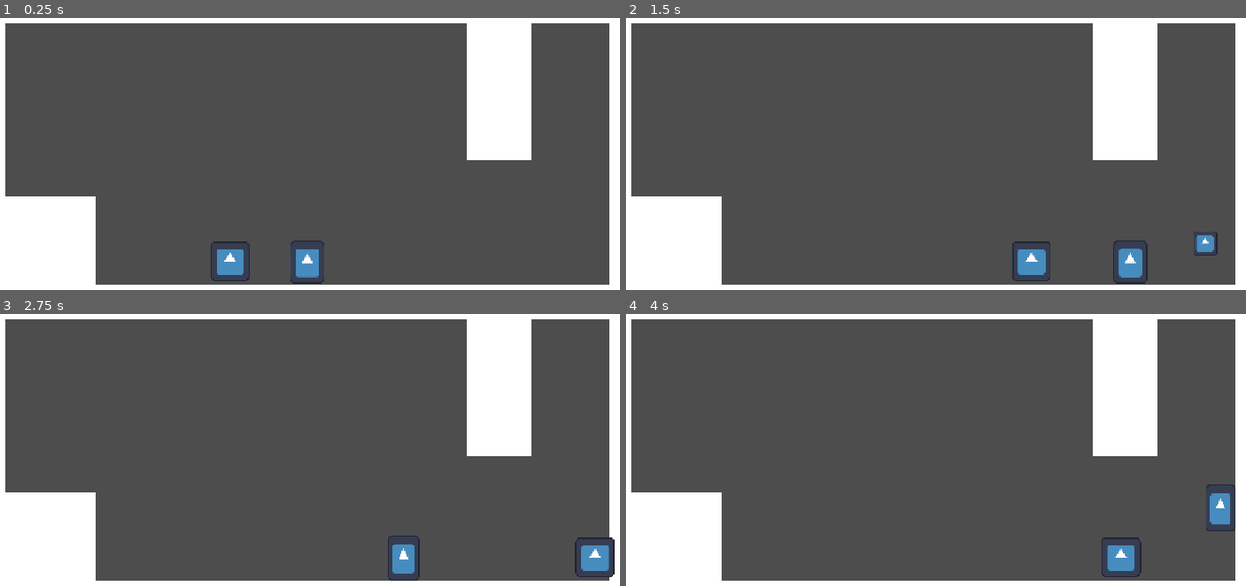
Above: before the commit, frames 1-4 (two rows, left to right).
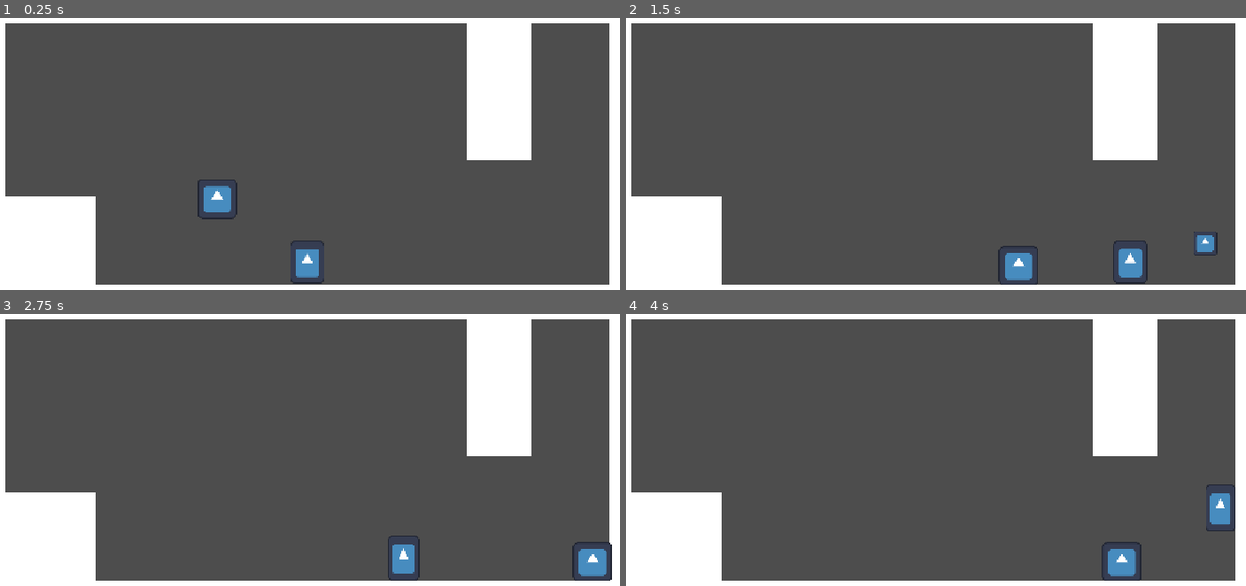
Above: after the commit, the same moments.

Repository: nilstop/SnowmanGame
Game: Godot game, scene res://stage.tscn
Same seed, same stepped clock (60 frames per second), same inputs: the game is played once before the commit and once after it. The engine's default icon, where the game draws it, is replaced by a stand-in: a white triangle on a blue panel in a dark square.
Inputs:
- Up to frame 1 (0.25 s): no input
- Up to frame 2 (1.5 s): hold Right (right) from 0.53 s (still down); tap A (ice) at 0.6 s; tap Z (jump) at 0.77 s; tap X (shoot) at 1.35 s
- Up to frame 3 (2.75 s): tap Z (jump) at 1.52 s; release Right (right) at 2.03 s; hold Left (left) from 2.03 s (still down); tap Space (water) at 2.1 s
- Up to frame 4 (4 s): release Left (left) at 2.78 s; hold Right (right) from 2.78 s (still down); tap A (ice) at 2.85 s; tap Z (jump) at 3.02, 3.77 s; tap X (shoot) at 3.6 s

The runs differ from the first frame. In frame 1, 1.1% of the frame differs, in the area x 31-41%, y 59-97%; in frame 2, 0.7%; in frame 3, 0.6%; in frame 4, 0.4%.

Commit message:
enemy gravity

Diff:
--- /dev/null
+++ b/Enemies/basic_enemy.gd
@@ -0,0 +1,6 @@
+extends CharacterBody2D
+
+@export var health_node: Node2D
+
+func take_damage(damage):
+	health_node.take_damage(damage)
--- a/Enemies/basic_enemy.tscn
+++ b/Enemies/basic_enemy.tscn
@@ -1,14 +1,21 @@
 [gd_scene format=3 uid="uid://cv2dltol86tnc"]
 
+[ext_resource type="Script" uid="uid://b2n4ruaog645h" path="res://Enemies/basic_enemy.gd" id="1_iioo1"]
 [ext_resource type="Texture2D" uid="uid://wfawcs5vdq2y" path="res://icon.svg" id="1_rwafm"]
 [ext_resource type="Script" uid="uid://drscrrfnhdb86" path="res://Enemies/follow_behaviour.gd" id="2_m2rku"]
+[ext_resource type="Script" uid="uid://kv1klsxfgdos" path="res://Enemies/health.gd" id="3_gie15"]
 
 [sub_resource type="RectangleShape2D" id="RectangleShape2D_t1tcq"]
 size = Vector2(48, 56)
 
-[node name="BasicEnemy" type="CharacterBody2D" unique_id=453787036]
+[sub_resource type="RectangleShape2D" id="RectangleShape2D_gie15"]
+size = Vector2(48, 52)
+
+[node name="BasicEnemy" type="CharacterBody2D" unique_id=453787036 node_paths=PackedStringArray("health_node")]
 collision_layer = 8
 collision_mask = 9
+script = ExtResource("1_iioo1")
+health_node = NodePath("Health")
 
 [node name="Sprite2D2" type="Sprite2D" parent="." unique_id=1206355672]
 position = Vector2(0, -1)
@@ -22,3 +29,15 @@
 [node name="FollowBehaviour" type="Node2D" parent="." unique_id=1851862902]
 script = ExtResource("2_m2rku")
 speed = 366
+
+[node name="Health" type="Node2D" parent="." unique_id=221398507]
+script = ExtResource("3_gie15")
+health = 60
+
+[node name="DamageArea" type="Area2D" parent="." unique_id=1273840320]
+collision_layer = 0
+collision_mask = 6
+
+[node name="CollisionShape2D" type="CollisionShape2D" parent="DamageArea" unique_id=229967450]
+shape = SubResource("RectangleShape2D_gie15")
+debug_color = Color(1, 1, 1, 0.41960785)
--- a/Enemies/follow_behaviour.gd
+++ b/Enemies/follow_behaviour.gd
@@ -19,5 +19,5 @@
 		direction = lerp(direction, -1.0, 0.02)
 	if snowman.global_position.x - p.global_position.x >= 0:
 		direction = lerp(direction, 1.0, 0.02)
-	p.velocity = Vector2(direction * speed, 0)
+	p.velocity.x = direction * speed
 	p.move_and_slide()
--- /dev/null
+++ b/Enemies/health.gd
@@ -0,0 +1,8 @@
+extends Node2D
+
+@export var health: int
+
+func take_damage(damage):
+	health -= damage
+	if health <= 0:
+		get_parent().queue_free()
--- a/Snowman/Snowball/snowball.gd
+++ b/Snowman/Snowball/snowball.gd
@@ -3,7 +3,7 @@
 
 var velocity: Vector2
 var direction: Vector2
-
+var damage := 20
 
 const GRAVITY = 0.9
 const SPEED = 24.0
@@ -27,3 +27,7 @@
 func _on_body_entered(body: Node2D) -> void:
 	if body.is_in_group("environment"):
 		queue_free()
+	print(body)
+	if body.has_method("take_damage"):
+		body.take_damage(damage)
+		queue_free()
--- a/Snowman/Snowball/snowball.tscn
+++ b/Snowman/Snowball/snowball.tscn
@@ -6,9 +6,9 @@
 [sub_resource type="CircleShape2D" id="CircleShape2D_i8p5v"]
 radius = 19.0
 
-[node name="Snowball" type="Area2D" unique_id=938407490]
+[node name="Snowball" type="Area2D" unique_id=938407490 groups=["snowball"]]
 collision_layer = 4
-collision_mask = 3
+collision_mask = 11
 script = ExtResource("1_i8p5v")
 
 [node name="Sprite2D" type="Sprite2D" parent="." unique_id=1528289870]
--- a/project.godot
+++ b/project.godot
@@ -23,6 +23,7 @@
 
 environment=""
 snowman=""
+snowball=""
 
 [input]
 
--- a/stage.tscn
+++ b/stage.tscn
@@ -103,4 +103,4 @@
 script = ExtResource("2_aees8")
 
 [node name="BasicEnemy" parent="." unique_id=453787036 instance=ExtResource("3_rnkuw")]
-position = Vector2(437, 451)
+position = Vector2(416, 265)
Not shown, added: Enemies/basic_enemy.gd.uid
Not shown, added: Enemies/health.gd.uid
